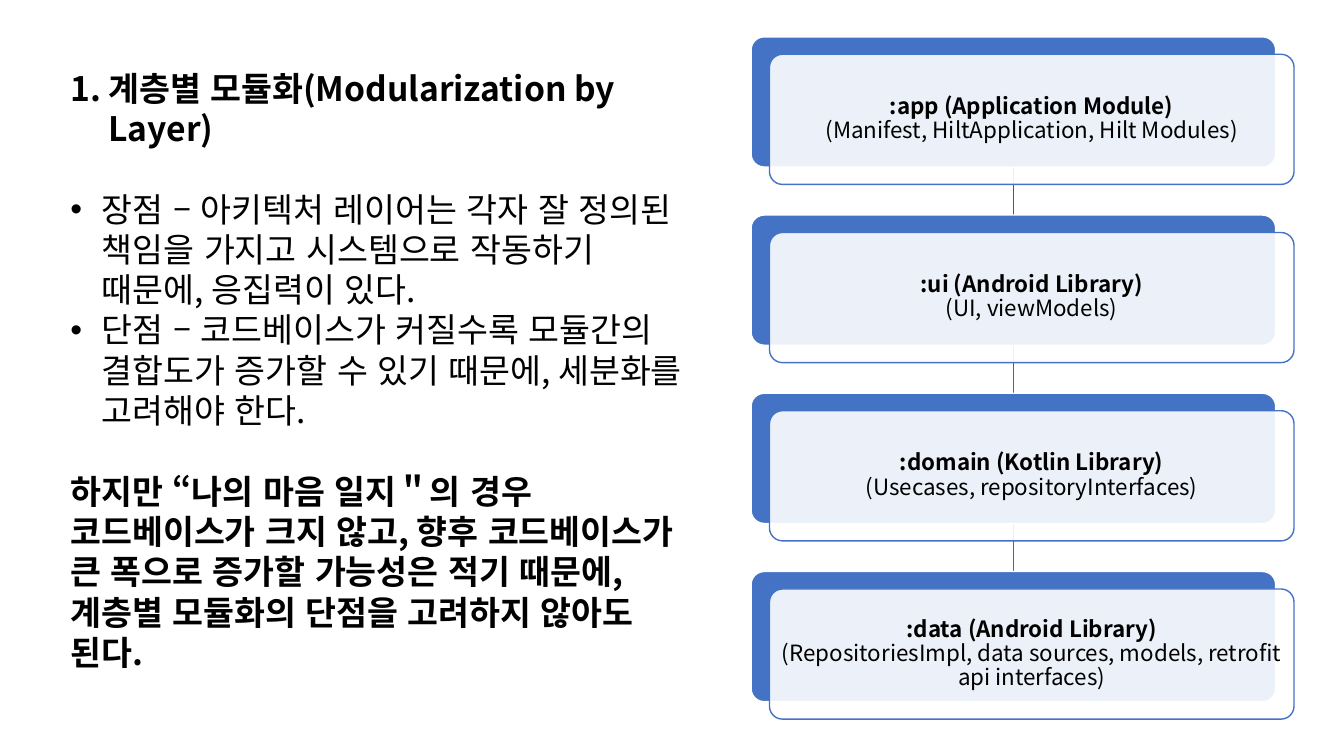
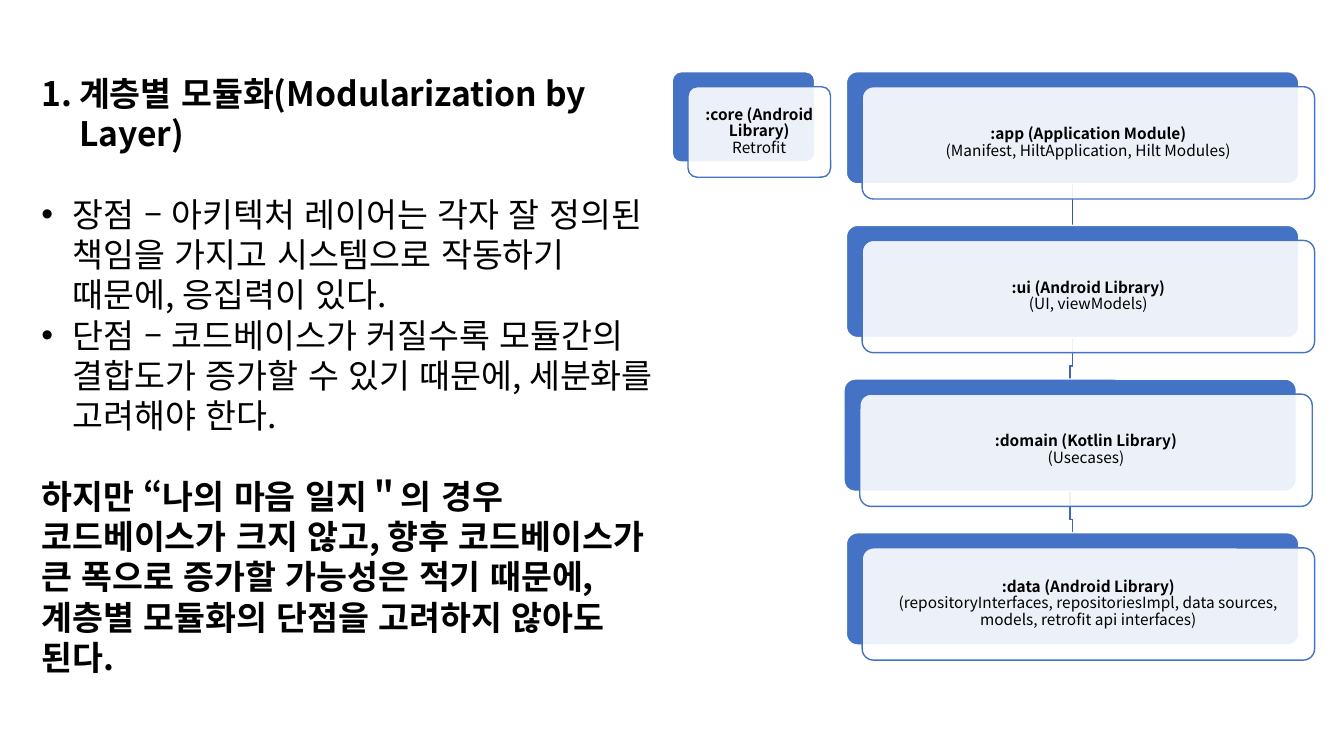
Before and after one commit to jyslois/Projects, a slide deck: slide 1 of MyMindNotes 기획/나의 마음 일지 모듈화 방법 선택.pptx. Drawn at 1344x756 pixels with LibreOffice and Linux fonts; fonts in the diff are those of the drawing. Boxes give left, top, right and bottom in pixels: in the first picture for what was removed or moved away, otherwise in the second. Text is boxed around its words. In the diff, an @@ line names an element or a change of style, - is before the commit and + after.

```diff
--- a/MyMindNotes 기획/나의 마음 일지 모듈화 방법 선택.pptx
+++ b/MyMindNotes 기획/나의 마음 일지 모듈화 방법 선택.pptx
@@ text "계층별 모듈화(Modularization by Layer)": place and size @@
-text "계층별 모듈화(Modularization by Layer)" at box(70, 73, 682, 668)
+text "계층별 모듈화(Modularization by Layer)" at box(41, 78, 653, 673)
@@ rounded rectangle added at box(673, 72, 815, 162), fill #4472C4, outline #FFFFFF 1 pt @@
@@ rounded rectangle added at box(689, 87, 831, 177), fill #FFFFFF at 90% opacity, outline #4472C4 1 pt @@
@@ rounded rectangle: place and size @@
-rounded rectangle at box(751, 37, 1275, 167)
+rounded rectangle at box(847, 72, 1300, 184)
@@ rounded rectangle: place and size @@
-rounded rectangle at box(769, 54, 1294, 185)
+rounded rectangle at box(862, 87, 1315, 199)
@@ text added at box(705, 107, 813, 153), 11 pt, text #000000, bold @@
+:core (Android Library)
+Retrofit
@@ text ":app (Application Module) (Manifest, HiltApplication, ..." at box(946, 126, 1230, 160): size 16 to 11 pt; less space between paragraphs @@
@@ text ":app (Application Module) (Manifest, HiltApplication, ...": place and size @@
-text ":app (Application Module) (Manifest, HiltApplication, ..." at box(825, 95, 1238, 143)
+text ":app (Application Module) (Manifest, HiltApplication, ..." at box(946, 126, 1230, 160)
@@ freeform shape: place and size @@
-freeform shape at box(1008, 167, 1018, 216)
+freeform shape at box(1068, 184, 1078, 225)
@@ rounded rectangle: place and size @@
-rounded rectangle at box(751, 215, 1275, 345)
+rounded rectangle at box(847, 226, 1300, 338)
@@ rounded rectangle: place and size @@
-rounded rectangle at box(769, 233, 1294, 363)
+rounded rectangle at box(862, 241, 1315, 353)
@@ text ":ui (Android Library) (UI, viewModels)": place and size @@
-text ":ui (Android Library) (UI, viewModels)" at box(921, 273, 1143, 321)
+text ":ui (Android Library) (UI, viewModels)" at box(1012, 280, 1165, 312)
@@ text ":ui (Android Library) (UI, viewModels)" at box(1012, 280, 1165, 312): size 16 to 11 pt; less space between paragraphs @@
@@ freeform shape: place and size @@
-freeform shape at box(1008, 346, 1018, 394)
+freeform shape at box(1066, 338, 1076, 379)
@@ rounded rectangle: place and size @@
-rounded rectangle at box(751, 393, 1275, 523)
+rounded rectangle at box(844, 379, 1297, 491)
@@ rounded rectangle: place and size @@
-rounded rectangle at box(769, 410, 1294, 540)
+rounded rectangle at box(860, 394, 1313, 506)
@@ text at box(995, 433, 1177, 466): text changed; size 16 to 11 pt; bold on @@
-:domain (Kotlin Library)
-(Usecases, repositoryInterfaces)
+:domain (Kotlin Library)
+(Usecases)
@@ freeform shape: place and size @@
-freeform shape at box(1008, 523, 1018, 572)
+freeform shape at box(1066, 491, 1076, 532)
@@ rounded rectangle: place and size @@
-rounded rectangle at box(751, 572, 1275, 702)
+rounded rectangle at box(847, 533, 1300, 645)
@@ rounded rectangle: place and size @@
-rounded rectangle at box(769, 589, 1294, 719)
+rounded rectangle at box(862, 547, 1315, 659)
@@ text at box(899, 579, 1277, 629): text changed; size 16 to 11 pt @@
-:data (Android Library)
-(RepositoriesImpl, data sources, models, retrofit api interfaces)
+:data (Android Library)
+(repositoryInterfaces, repositoriesImpl, data sources, models, retrofit api interfaces)
```
